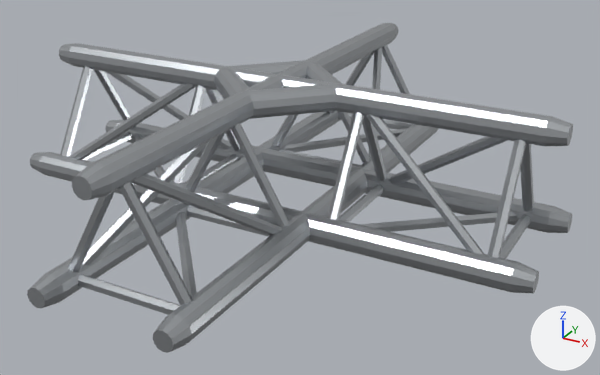
The glTF model assets/models/truss/truss-3-point-corner-4-way-cross.glb: old version first, new version second.
Rendered twice from a 50 mm camera at (0.758, -1.298, 0.593) aimed at (0.052, -0.013, -0.049). The lights are fixed; the arrows at lower right show +X, +Y and +Z. The picture after the commit comes second. Vertices at exactly the same position are counted once.

Script lines for the objects in view, before the commit:
```python
me_end_connectors = bpy.data.meshes.new('end-connectors')
me_end_connectors.from_pydata(...)  # 312 vertices, 576 faces; spans x -0.534..0.534, y -0.534..0.534, z -0.094..0.164
me_end_connectors.materials.append(mat_metal_b8bcc0)  # light grey #b8bcc0
me_truss_braces = bpy.data.meshes.new('truss-braces')
me_truss_braces.from_pydata(...)  # 456 vertices, 864 faces; spans x -0.469..0.469, y -0.469..0.469, z -0.079..0.147
me_truss_braces.materials.append(mat_metal_b8bcc0)  # light grey #b8bcc0
me_truss_chords = bpy.data.meshes.new('truss-chords')
me_truss_chords.from_pydata(...)  # 744 vertices, 1588 faces; spans x -0.5..0.5, y -0.5..0.5, z -0.094..0.164
me_truss_chords.materials.append(mat_metal_b8bcc0)  # light grey #b8bcc0
ob_end_connectors = bpy.data.objects.new('end-connectors', me_end_connectors)
ob_end_connectors.location = (0.0, 0.0, 0.0)
ob_truss_braces = bpy.data.objects.new('truss-braces', me_truss_braces)
ob_truss_braces.location = (0.0, 0.0, 0.0)
ob_truss_chords = bpy.data.objects.new('truss-chords', me_truss_chords)
ob_truss_chords.location = (0.0, 0.0, 0.0)
```
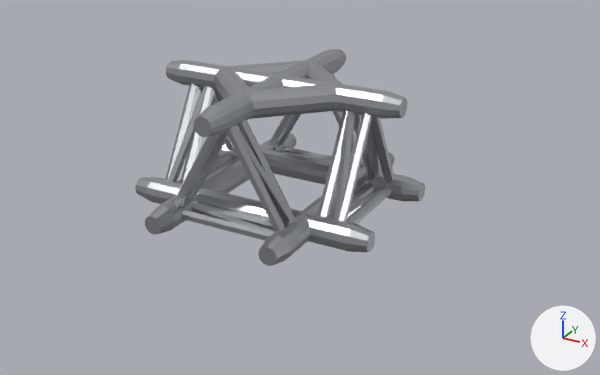
Boxes [x1, y1, x2, y2] around the edits, measured in the pictures (600 x 375 px; the box of a moved part takes in the faces that stretch with it):
'truss-chords', reshaped (49% narrower, 34% shorter): before [39, 23, 553, 340]; after [147, 49, 407, 257]
'truss-braces', reshaped (51% narrower, 38% shorter): before [60, 44, 534, 315]; after [165, 73, 395, 240]
'end-connectors', reshaped (47% narrower, 34% shorter): before [27, 23, 573, 353]; after [135, 49, 425, 266]
part 1 of me_truss_chords, moved or reshaped: before [39, 43, 259, 204]; after [147, 60, 238, 204]
part 2 of me_truss_chords, moved or reshaped: before [305, 84, 553, 292]; after [305, 84, 407, 252]
part 3 of me_truss_chords, moved or reshaped: before [45, 91, 310, 340]; after [159, 91, 310, 257]
part 4 of me_truss_chords, moved or reshaped: before [258, 23, 438, 173]; after [260, 49, 382, 171]
part 5 of me_end_connectors, moved or reshaped: before [59, 43, 75, 65]; after [166, 60, 184, 84]
part 6 of me_end_connectors, moved or reshaped: before [30, 152, 46, 174]; after [135, 177, 156, 201]
part 7 of me_end_connectors, moved or reshaped (not visible afterwards): before [105, 120, 120, 132]
part 8 of me_end_connectors, moved or reshaped: before [544, 116, 573, 146]; after [380, 91, 408, 119]
part 9 of me_end_connectors, moved or reshaped: before [510, 262, 539, 293]; after [347, 224, 375, 252]
part 10 of me_end_connectors, moved or reshaped: before [547, 206, 572, 233]; after [401, 177, 425, 201]
part 11 of me_end_connectors, moved or reshaped: before [72, 163, 113, 200]; after [193, 107, 227, 137]
part 12 of me_end_connectors, moved or reshaped: before [27, 274, 64, 308]; after [145, 206, 175, 235]
part 13 of me_end_connectors, moved or reshaped: before [153, 314, 192, 353]; after [258, 235, 291, 266]
part 14 of me_end_connectors, moved or reshaped: before [388, 23, 399, 38]; after [332, 49, 346, 67]
part 15 of me_end_connectors, moved or reshaped (not visible before): after [288, 133, 297, 148]
part 16 of me_end_connectors, moved or reshaped (not visible before): after [388, 152, 395, 166]

Diff of the bpy script that builds the scene:
```diff
--- a/assets/models/truss/truss-3-point-corner-4-way-cross.glb.py
+++ b/assets/models/truss/truss-3-point-corner-4-way-cross.glb.py
@@ me_truss_chords @@
-me_truss_chords.from_pydata(...)  # 744 vertices, 1588 faces; spans x -0.5..0.5, y -0.5..0.5, z -0.094..0.164
+me_truss_chords.from_pydata(...)  # 744 vertices, 1588 faces; spans x -0.216..0.216, y -0.216..0.216, z -0.094..0.164
+# me_truss_chords part 1: all 39 vertices in x -0.5, y -0.145..0.145, z -0.094..0.164 are moved by (0.284, 0.0, 0.0)
+# me_truss_chords part 2: all 39 vertices in x 0.5, y -0.145..0.145, z -0.094..0.164 are moved by (-0.284, 0.0, 0.0)
+# me_truss_chords part 3: all 39 vertices in x -0.145..0.145, y -0.5, z -0.094..0.164 are moved by (0.0, 0.284, 0.0)
+# me_truss_chords part 4: all 39 vertices in x -0.145..0.145, y 0.5, z -0.094..0.164 are moved by (0.0, -0.284, 0.0)
 me_truss_chords.materials.append(mat_metal_b8bcc0)
@@ me_end_connectors @@
-me_end_connectors.from_pydata(...)  # 312 vertices, 576 faces; spans x -0.534..0.534, y -0.534..0.534, z -0.094..0.164
+me_end_connectors.from_pydata(...)  # 312 vertices, 576 faces; spans x -0.25..0.25, y -0.25..0.25, z -0.094..0.164
+# me_end_connectors part 5: the loose piece of 26 vertices spanning x -0.534..-0.5, y -0.025..0.025, z 0.114..0.164 is moved by (0.284, 0.0, 0.0)
+# me_end_connectors part 6: the loose piece of 26 vertices spanning x -0.534..-0.5, y -0.145..-0.095, z -0.094..-0.044 is moved by (0.284, 0.0, 0.0)
+# me_end_connectors part 7: the loose piece of 26 vertices spanning x -0.534..-0.5, y 0.095..0.145, z -0.094..-0.044 is moved by (0.284, 0.0, 0.0)
+# me_end_connectors part 8: the loose piece of 26 vertices spanning x 0.5..0.534, y -0.025..0.025, z 0.114..0.164 is moved by (-0.284, 0.0, 0.0)
+# me_end_connectors part 9: the loose piece of 26 vertices spanning x 0.5..0.534, y -0.145..-0.095, z -0.094..-0.044 is moved by (-0.284, 0.0, 0.0)
+# me_end_connectors part 10: the loose piece of 26 vertices spanning x 0.5..0.534, y 0.095..0.145, z -0.094..-0.044 is moved by (-0.284, 0.0, 0.0)
+# me_end_connectors part 11: the loose piece of 26 vertices spanning x -0.025..0.025, y -0.534..-0.5, z 0.114..0.164 is moved by (0.0, 0.284, 0.0)
+# me_end_connectors part 12: the loose piece of 26 vertices spanning x -0.145..-0.095, y -0.534..-0.5, z -0.094..-0.044 is moved by (0.0, 0.284, 0.0)
+# me_end_connectors part 13: the loose piece of 26 vertices spanning x 0.095..0.145, y -0.534..-0.5, z -0.094..-0.044 is moved by (0.0, 0.284, 0.0)
+# me_end_connectors part 14: the loose piece of 26 vertices spanning x -0.025..0.025, y 0.5..0.534, z 0.114..0.164 is moved by (0.0, -0.284, 0.0)
+# me_end_connectors part 15: the loose piece of 26 vertices spanning x -0.145..-0.095, y 0.5..0.534, z -0.094..-0.044 is moved by (0.0, -0.284, 0.0)
+# me_end_connectors part 16: the loose piece of 26 vertices spanning x 0.095..0.145, y 0.5..0.534, z -0.094..-0.044 is moved by (0.0, -0.284, 0.0)
 me_end_connectors.materials.append(mat_metal_b8bcc0)
@@ me_truss_braces @@
-me_truss_braces.from_pydata(...)  # 456 vertices, 864 faces; spans x -0.469..0.469, y -0.469..0.469, z -0.079..0.147
+me_truss_braces.from_pydata(...)  # 456 vertices, 864 faces; spans x -0.196..0.196, y -0.196..0.196, z -0.079..0.144
+# me_truss_braces part 17: 456 of 456 vertices moved; they spanned x -0.469..0.469, y -0.469..0.469, z -0.079..0.147 and now span x -0.196..0.196, y -0.196..0.196, z -0.079..0.144; mean shift (0.0, 0.0, 0.0)
 me_truss_braces.materials.append(mat_metal_b8bcc0)
```
